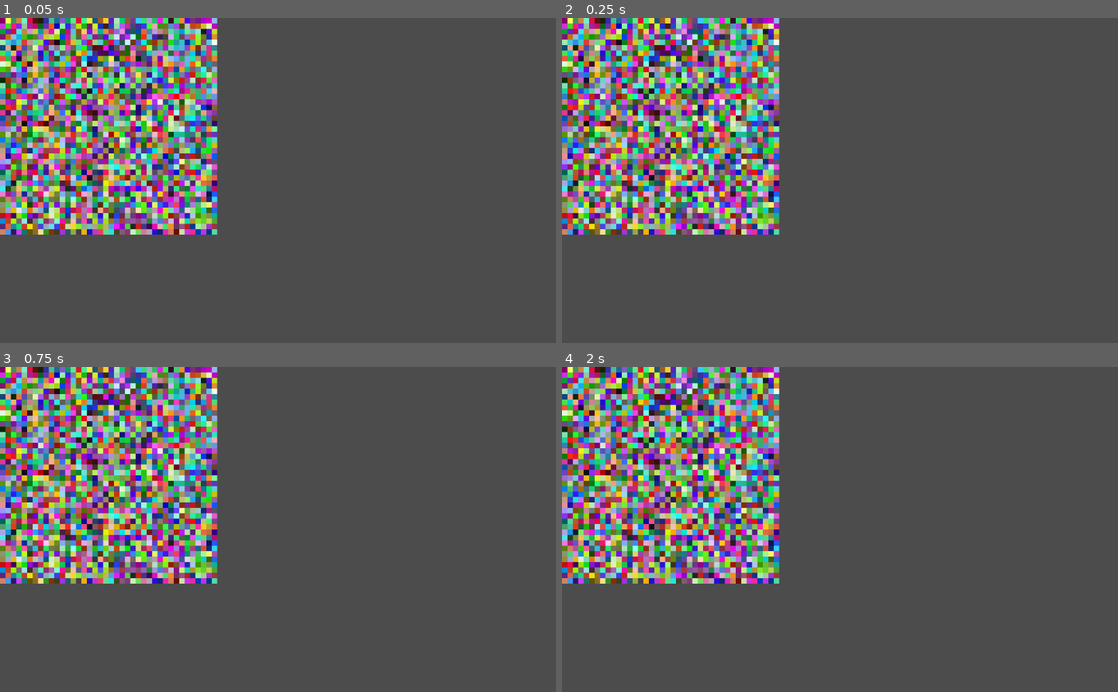
Above: before the commit, frames 1-4 (two rows, left to right).
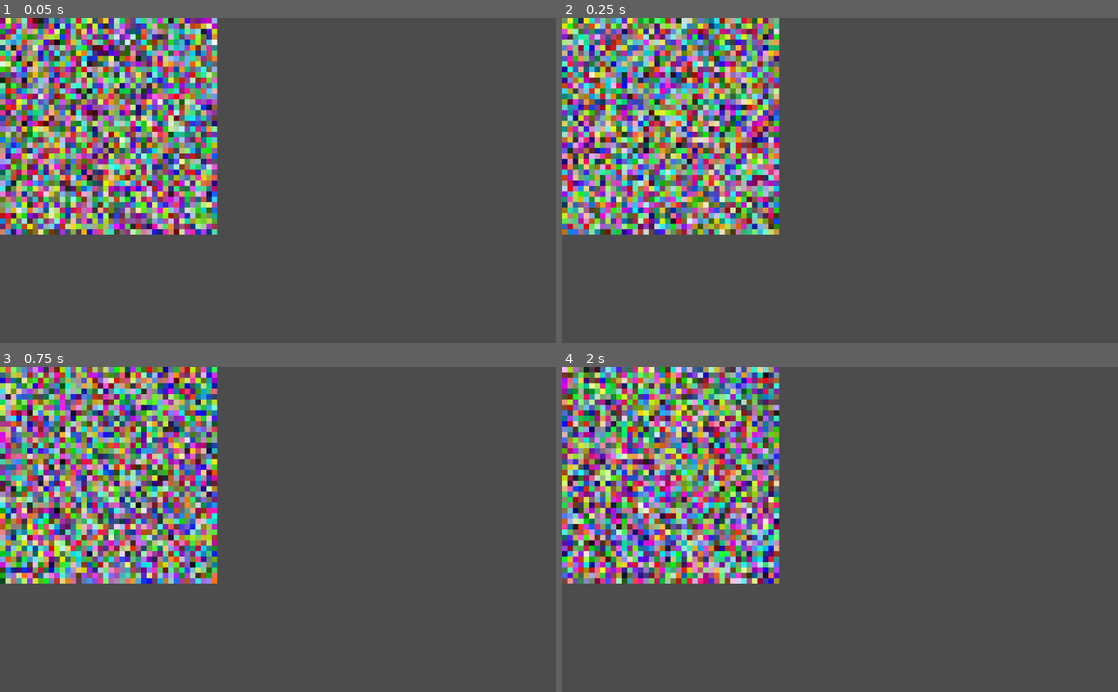
Above: after the commit, the same moments.

Repository: Pravalika0621/doom-fire-algorithm
Game: Godot game, scene res://Fire.tscn
The game is run twice, just before and just after one commit, with the same random seed, the same clock (stepped at 60 frames per second) and the same inputs.
Inputs:
- Up to frame 1 (0.05 s): no input
- Up to frame 2 (0.25 s): no input
- Up to frame 3 (0.75 s): no input
- Up to frame 4 (2 s): no input

Frame 1 is identical in both runs. In frame 2, 26% of the frame differs, in the area x 0-40%, y 0-67%; in frame 3, 26%; in frame 4, 26%.

Commit message:
Fixed timer bug

Diff:
--- a/playground/gdscript-doom-fire/core/Render.gd
+++ b/playground/gdscript-doom-fire/core/Render.gd
@@ -3,8 +3,11 @@
 
 export(Vector2) var size = Vector2(40, 40)
 export(int) var pixel_scale = 10
+export(float) var update_time = 1 / 10.0
 
 const COLORS = [Color.white, Color.black]
+
+var timer = Timer.new()
 
 
 func _ready():
@@ -12,10 +15,26 @@
 	scale = Vector2(pixel_scale, pixel_scale)
 	render()
 
+	timer.connect("timeout", self, "request_render")
+	timer.wait_time = update_time
+	timer.one_shot = true
+	timer.autostart = true
+
+	add_child(timer)
+
+
+func request_render():
+	render()
+	timer.wait_time = update_time
+	timer.start()
+
 
 func render():
+	if texture != null:
+		texture = null
+
 	var img = Image.new()
-	img.create(size.x, size.y, false, Image.FORMAT_RGB8)
+	img.create(size.x, size.y, false, Image.FORMAT_RGBA8)
 
 	for x in range(img.get_width()):
 		for y in range(img.get_height()):
@@ -29,3 +48,5 @@
 	tex.flags = 0
 	texture = tex
 	update()
+
+	img = null
